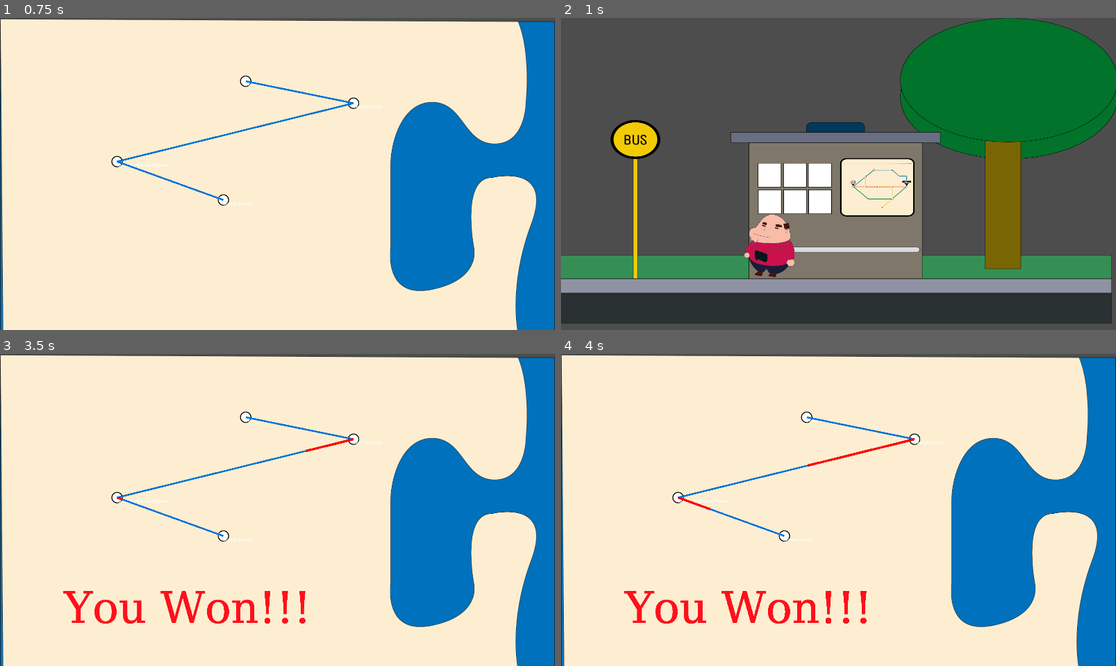
Above: before the commit, frames 1-4 (two rows, left to right).
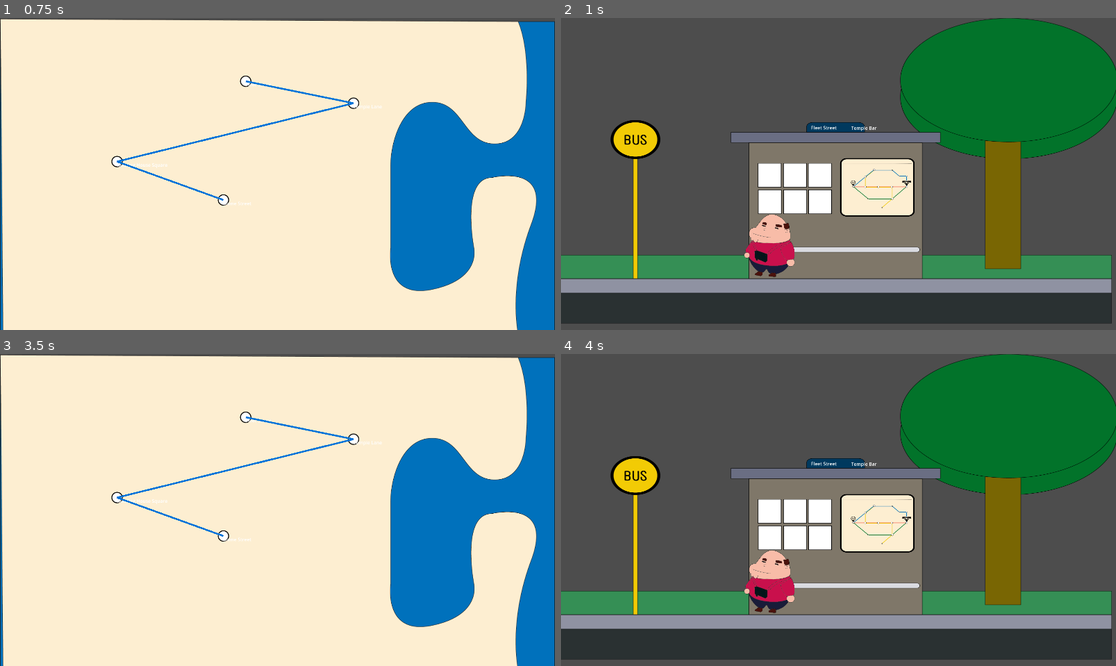
Above: after the commit, the same moments.

Repository: Frut0ss/bus
Game: Godot game, scene res://scenes/game.tscn
The game is run twice, just before and just after one commit, with the same random seed, the same clock (stepped at 60 frames per second) and the same inputs.
Inputs (mouse positions are in pixels of both pictures, inside the frame that each line leads up to):
- Up to frame 1 (0.75 s): tap Enter at 0.5 s; move the mouse to (399, 158) at 0.52 s; hold E (Embark) from 0.53 s (still down)
- Up to frame 2 (1 s): keep holding E (Embark); tap Space at 0.77 s; click (960, 158) at 0.8 s
- Up to frame 3 (3.5 s): tap Space at 1.07, 1.25, 1.52, 1.55, 1.82, 2.1, 3.02, 3.32 s; move the mouse to (166, 525) at 1.27 s; release E (Embark) at 1.28 s; click (166, 525) at 1.35 s; move the mouse to (333, 441) at 2.02 s; hold E (Embark) 2.03-2.78 s; move the mouse to (249, 572) at 2.77 s; tap E (Embark) at 2.85 s; click (249, 572) at 3.05 s
- Up to frame 4 (4 s): move the mouse to (1005, 556) at 3.52 s; click (1005, 556) at 3.6 s; tap Space at 3.77, 3.8 s

Frame 1 is identical in both runs. In frame 2, less than 0.1% of the frame differs, in the area x 45-57%, y 34-37%; in frame 3, 1.4%; in frame 4, 97%, in the area x 0-100%, y 0-100%.

Commit message:
Added the progression of the player between bus stops.
So now to progress in the game, you need to onboard using E.
This will make the current_stop_index progress overall and make you "move"

Diff:
--- a/resources/bus_stops/dame_street_stop.tres
+++ b/resources/bus_stops/dame_street_stop.tres
@@ -1,5 +1,6 @@
-[gd_resource type="Resource" script_class="BusStopResource" load_steps=2 format=3 uid="uid://b7bxli8tegtc2"]
+[gd_resource type="Resource" script_class="BusStopResource" load_steps=3 format=3 uid="uid://b7bxli8tegtc2"]
 
+[ext_resource type="Resource" uid="uid://c3ir0i5trbijn" path="res://resources/neighborhoods/temple_bar_neighborhood.tres" id="1_4ifdx"]
 [ext_resource type="Script" uid="uid://dyq0mwcsvq2gc" path="res://resources/bus_stops/bus_stop_resource.gd" id="1_xxcac"]
 
 [resource]
@@ -8,4 +9,5 @@
 display_name = "Dame Street"
 position = Vector2(0, 0)
 is_landmark = false
+neighborhood = ExtResource("1_4ifdx")
 metadata/_custom_type_script = "uid://dyq0mwcsvq2gc"
--- a/resources/bus_stops/fleet_street_stop.tres
+++ b/resources/bus_stops/fleet_street_stop.tres
@@ -1,11 +1,13 @@
-[gd_resource type="Resource" script_class="BusStopResource" load_steps=2 format=3 uid="uid://dxi8net2mif1c"]
+[gd_resource type="Resource" script_class="BusStopResource" load_steps=3 format=3 uid="uid://dxi8net2mif1c"]
 
 [ext_resource type="Script" uid="uid://dyq0mwcsvq2gc" path="res://resources/bus_stops/bus_stop_resource.gd" id="1_05lf4"]
+[ext_resource type="Resource" uid="uid://c3ir0i5trbijn" path="res://resources/neighborhoods/temple_bar_neighborhood.tres" id="1_scia1"]
 
 [resource]
 script = ExtResource("1_05lf4")
-id = ""
+id = "fleet_street"
 display_name = "Fleet Street"
 position = Vector2(0, 0)
 is_landmark = false
+neighborhood = ExtResource("1_scia1")
 metadata/_custom_type_script = "uid://dyq0mwcsvq2gc"
--- a/resources/bus_stops/meeting_house_square_stop.tres
+++ b/resources/bus_stops/meeting_house_square_stop.tres
@@ -1,5 +1,6 @@
-[gd_resource type="Resource" script_class="BusStopResource" load_steps=2 format=3 uid="uid://dc2ni4cs2n1xn"]
+[gd_resource type="Resource" script_class="BusStopResource" load_steps=3 format=3 uid="uid://dc2ni4cs2n1xn"]
 
+[ext_resource type="Resource" uid="uid://c3ir0i5trbijn" path="res://resources/neighborhoods/temple_bar_neighborhood.tres" id="1_7cy31"]
 [ext_resource type="Script" uid="uid://dyq0mwcsvq2gc" path="res://resources/bus_stops/bus_stop_resource.gd" id="1_pek2h"]
 
 [resource]
@@ -8,4 +9,5 @@
 display_name = "Meeting House Square"
 position = Vector2(0, 0)
 is_landmark = false
+neighborhood = ExtResource("1_7cy31")
 metadata/_custom_type_script = "uid://dyq0mwcsvq2gc"
--- a/scenes/bus_stop.gd
+++ b/scenes/bus_stop.gd
@@ -13,13 +13,17 @@
 var active_buses = []
 var current_bus_stop = null
 
+# Update the _ready function in bus_stop.gd
+
 func _ready():
-	# Connect to TransitSystem signals
-	TransitSystem.connect("bus_stop_changed", Callable(self, "_on_bus_stop_changed"))
+	# Get current bus stop from the transit system's route
+	if TransitSystem.route_stops.size() > 0:
+		current_bus_stop = TransitSystem.route_stops[TransitSystem.current_stop_index]
+	else:
+		# Fallback if no route is loaded
+		var fleet_street = TransitSystem.set_current_bus_stop("fleet_street_stop")
+		current_bus_stop = fleet_street
 
-	# Get current bus stop data
-	#current_bus_stop = TransitSystem.get_current_bus_stop()
-	var current_bus_stop = TransitSystem.set_current_bus_stop("fleet_street")
 	update_bus_stop_display()
 
 	# Connect the timer's timeout signal
@@ -40,12 +44,11 @@
 func update_bus_stop_display():
 	if current_bus_stop:
 		# Update UI elements with bus stop information
-		print(current_bus_stop.properties)
 		if stop_name_label:
 			stop_name_label.text = current_bus_stop.display_name
 
 		if neighborhood_label:
-			neighborhood_label.text = current_bus_stop.neighborhood
+			neighborhood_label.text = current_bus_stop.neighborhood.display_name
 
 		# You could also update the background or other visual elements
 		# based on the neighborhood or other properties
@@ -69,9 +72,12 @@
 	if player:
 		bus.board_player(player)
 
-		# Optionally, update player state in the TransitSystem
-		# This would depend on how you track which bus line this bus belongs to
-		# TransitSystem.set_player_on_bus(bus.bus_line_id)
+		print("Advancing to next stop from: ", TransitSystem.current_stop_index)
+		var route_completed = TransitSystem.advance_to_next_stop()
+		print("Now at stop index: ", TransitSystem.current_stop_index)
+
+		# Change state to interior bus
+		GameStateManager.change_to_state(GameStateManager.GameState.INTERIOR_BUS)
 
 func _on_bus_spawn_timer_timeout():
 	# Spawn a new bus
--- a/scenes/map_scene.gd
+++ b/scenes/map_scene.gd
@@ -35,15 +35,20 @@
 		dame_street.global_position
 	]
 
-	# Set initial player marker position
-	current_stop_index = GameStateManager.current_stop_index if GameStateManager.current_stop_index < stops.size() else 0
-	player_marker.global_position = stops[current_stop_index]
+	# Set player marker to current stop from TransitSystem
+	var current_stop_index = TransitSystem.current_stop_index
+	if current_stop_index < stops.size():
+		player_marker.global_position = stops[current_stop_index]
+	else:
+		# Fallback to first stop
+		player_marker.global_position = stops[0]
 
 	# Draw full route
 	draw_route_line(stops)
 
-	if GameStateManager.has_boarded_bus:
-		move_to_next_stop()
+	#move_to_next_stop()
+
+	draw_journey_progress(current_stop_index)
 
 func draw_route_line(stop_positions: Array):
 	var line = Line2D.new()
@@ -55,47 +60,39 @@
 	for pos in stop_positions:
 		line.add_point(pos)
 
-# Update your move_to_next_stop function
-func move_to_next_stop():
-	if current_stop_index < stops.size() - 1 and not is_animating:
-		is_animating = true
+func draw_journey_progress(current_index):
+	# Create the line object
+	var journey_line = Line2D.new()
+	journey_line.default_color = Color(1, 0, 0)  # Red color for journey
+	journey_line.width = 8.0
+	journey_line.z_index = 15
+	add_child(journey_line)
 
-		var start = stops[current_stop_index]
-		current_stop_index += 1  # Increase the stop index
-		var target = stops[current_stop_index]
+	# If we're only at the first stop, just add that point
+	if current_index == 0:
+		journey_line.add_point(stops[0])
+		return
 
-		var journey_line = Line2D.new()
-		journey_line.default_color = Color(1, 0, 0)  # Red color for journey
-		journey_line.width = 8.0
-		journey_line.z_index = 15
-		add_child(journey_line)
-		journey_line.add_point(start)
+	# Add only the first point initially
+	journey_line.add_point(stops[0])
 
-		var tween = create_tween().set_parallel(true)
-		var duration = 2.0
-		tween.tween_property(player_marker, "global_position", target, duration)
+	# Create a tween for animation
+	var tween = create_tween()
+	var duration = 0.75  # Total animation duration in seconds
 
-		var steps = 20
-		for i in range(1, steps + 1):
-			var t = float(i) / steps
-			var inter = start.lerp(target, t)
-			tween.tween_callback(func():
-				journey_line.add_point(inter)
-			).set_delay(t * duration)
+	# Calculate delay between adding each point
+	var delay_per_point = duration / current_index
 
-		tween.tween_callback(func():
-			is_animating = false
-			GameStateManager.current_stop_index = current_stop_index
+	# Animate adding each subsequent point
+	for i in range(1, current_index + 1):
+		if i < stops.size():
+			# Create a closure to capture the current index
+			var add_point_func = func():
+				journey_line.add_point(stops[i])
 
-			# Debugging line to check if we reached the last stop
-			print("Current Stop Index: ", current_stop_index, " Last Stop Index: ", stops.size() - 1)
-
-			# Check if we reached the 4th stop (index 3 in 0-based index)
-			if current_stop_index == stops.size() - 1:
-				# Change to GAME_WON state in the GameStateManager
-				GameStateManager.change_to_state(GameStateManager.GameState.GAME_WON)  # Corrected reference
-		)
-
-func _input(event):
-	if event is InputEventKey and event.pressed and event.keycode == KEY_SPACE:
-		move_to_next_stop()
+			# Add the point after a delay
+			tween.tween_callback(add_point_func).set_delay(delay_per_point)
+#
+#func _input(event):
+	#if event is InputEventKey and event.pressed and event.keycode == KEY_SPACE:
+		#move_to_next_stop()
--- a/singletons/GameStateManager.gd
+++ b/singletons/GameStateManager.gd
@@ -12,8 +12,6 @@
 # Tracks if the player has boarded the bus (starts as false)
 var has_boarded_bus = false
 
-# The current index of the bus stop the player is at (starts at 0)
-var current_stop_index = 0
 
 # Preload the win scene here
 var win_scene = preload("res://scenes/win.tscn")
@@ -24,11 +22,12 @@
 	match current_state:
 		# If the player is in the MAP_VIEW (map screen)
 		GameState.MAP_VIEW:
-			if Input.is_action_just_pressed("click"):
-				# For testing: Simulate the selection of a bus stop
-				selected_map_stop_id = "test_stop"
+			if check_destination():
+				pass
+			else:
+				if Input.is_action_just_pressed("click"):
 				# Change the game state to BUS_STOP, where the player selects a bus stop
-				change_to_state(GameState.BUS_STOP)
+					change_to_state(GameState.BUS_STOP)
 
 		# If the player is at the BUS_STOP screen (choosing a bus stop)
 		GameState.BUS_STOP:
@@ -56,16 +55,19 @@
 	match new_state:
 		# When transitioning to the MAP_VIEW state
 		GameState.MAP_VIEW:
-			# Reset the current bus line to null when returning to the map view
-			TransitSystem.current_bus_line = null
-			# Transition to the "map" scene (show the map)
-			SceneTransitionManager.change_scene("map")
+			# Check if we've reached the destination
+			if check_destination():
+				# If we've reached the destination, the check_destination function
+				# will change the state to GAME_WON, so we don't need to do anything else
+				pass
+			else:
+				# Reset the current bus line to null when returning to the map view
+				TransitSystem.current_bus_line = null
+				# Transition to the "map" scene (show the map)
+				SceneTransitionManager.change_scene("map")
 
 		# When transitioning to the BUS_STOP state
 		GameState.BUS_STOP:
-			if selected_map_stop_id != "":
-				# If a stop has been selected, set the current bus stop in the system
-				TransitSystem.set_current_bus_stop(selected_map_stop_id)
 			# Transition to the "bus_stop" scene (where the player selects a bus stop)
 			SceneTransitionManager.change_scene("bus_stop")
 
@@ -97,3 +99,18 @@
 	var label = win_screen.get_node("Label")  # Ensure you have a Label node
 	if label:
 		label.text = "You Won!"  # Set the win message
+
+func check_destination():
+	# Get the current stop index from TransitSystem
+	var current_index = TransitSystem.current_stop_index
+	var destination_index = TransitSystem.destination_index
+
+	print("Checking destination - Current index: ", current_index, ", Destination index: ", destination_index)
+
+	# Check if we've reached the destination
+	if current_index == destination_index:
+		print("Destination reached!")
+		change_to_state(GameState.GAME_WON)
+		return true
+
+	return false
--- a/singletons/transit_system.gd
+++ b/singletons/transit_system.gd
@@ -5,6 +5,11 @@
 var current_player_position = null
 var current_bus_line = null
 var current_bus_stop = null
+
+# Bus route
+var route_stops = []  # Array of bus stop resources in sequence
+var current_stop_index = 0  # Current position in the route
+var destination_index = 0   # Final destination index
 
 # Resource collections
 var bus_stops = {}
@@ -14,12 +19,48 @@
 # Signal when the current bus stop changes
 signal bus_stop_changed(new_stop)
 
-# Initialize with a test bus stop (for development)
+# Called when the node enters the scene tree
 func _ready():
-	pass
+	# We'll implement load_route_stops in a future step
+	load_test_route()
+
+
+func load_test_route():
+	# Clear existing route
+	route_stops.clear()
+
+	# Load stops
+	var fleet_stop = load_bus_stop("fleet_street")
+	var temple_stop = load_bus_stop("temple_lane")
+	var meeting_stop = load_bus_stop("meeting_house_square")
+	var dame_stop = load_bus_stop("dame_street")
+
+	# Add them to the route in order
+	if fleet_stop:
+		route_stops.append(fleet_stop)
+	if temple_stop:
+		route_stops.append(temple_stop)
+	if meeting_stop:
+		route_stops.append(meeting_stop)
+	if dame_stop:
+		route_stops.append(dame_stop)
+
+	# Set destination to the last stop
+	destination_index = route_stops.size() - 1
+
+	# Set current stop to the first one
+	if route_stops.size() > 0:
+		current_bus_stop = route_stops[0]
+		current_stop_index = 0
+
+	print("Loaded test route with ", route_stops.size(), " stops")
+	for i in range(route_stops.size()):
+		print("Stop ", i, ": ", route_stops[i].display_name)
+
+
 # Load a bus stop by ID
 func load_bus_stop(stop_id):
-	var path = "res://resources/bus_stops/" + stop_id + ".tres"
+	var path = "res://resources/bus_stops/" + stop_id + "_stop.tres"
 	if ResourceLoader.exists(path):
 		var stop = load(path)
 		bus_stops[stop_id] = stop
@@ -37,8 +78,8 @@
 
 	if current_bus_stop:
 		emit_signal("bus_stop_changed", current_bus_stop)
-		return true
-	return false
+		return current_bus_stop
+	return null
 
 # Get current bus stop details
 func get_current_bus_stop():
@@ -49,3 +90,22 @@
 	if current_bus_stop:
 		return current_bus_stop.connected_lines
 	return []
+
+func advance_to_next_stop():
+	current_stop_index += 1
+	print("Advanced to stop index: ", current_stop_index)
+
+	# Safety check to avoid index out of bounds
+	if route_stops.size() > 0 and current_stop_index < route_stops.size():
+		current_bus_stop = route_stops[current_stop_index]
+		print("New stop: ", current_bus_stop.display_name if current_bus_stop else "None")
+		emit_signal("bus_stop_changed", current_bus_stop)
+		return false  # Not at the end yet
+
+	return true  # We're at the end
+
+# Get the name of the current stop
+func get_current_stop_name():
+	if current_bus_stop and current_bus_stop.has("display_name"):
+		return current_bus_stop.display_name
+	return "Unknown Stop"
Not shown, added: scenes/map_scene.tscn4107121053.tmp
